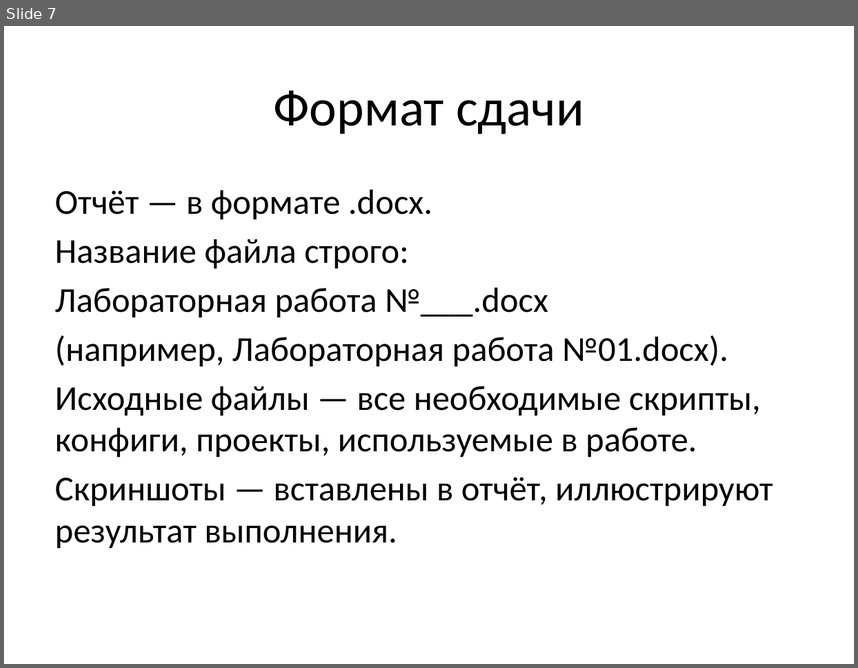
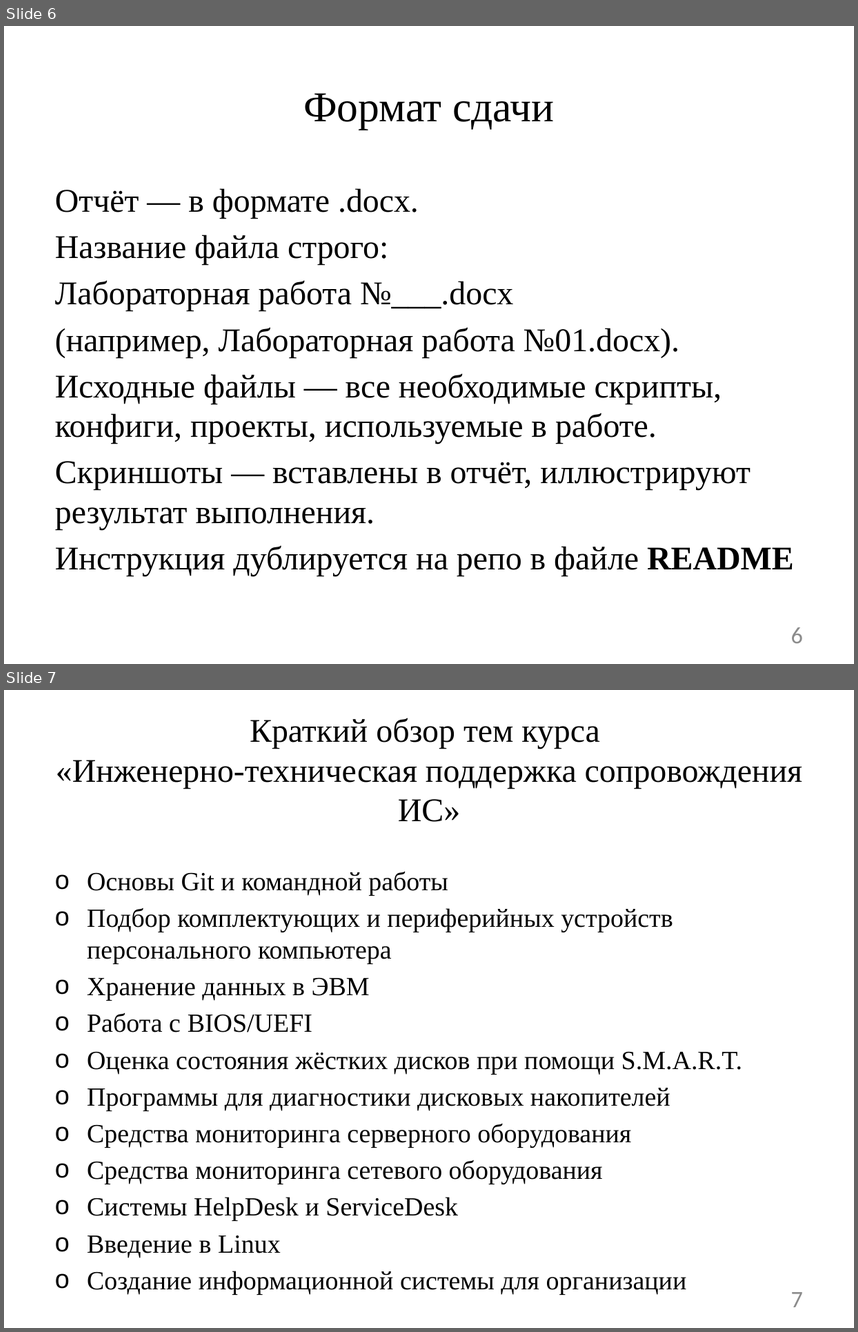
Before and after one commit to DaniilTropin11/IT-Support-Labs, a slide deck: lectures/Первая_лекция_GitHub_Classroom.pptx. Shown one above the other, each under a label of ours: slide 7 before the commit, slides 6 and 7 after it. The pictures are 858x668 and 858x1332 pixels, drawn with LibreOffice and Linux fonts; fonts in the diff are those of the drawing. Boxes give left, top, right and bottom in pixels: in the first picture for what was removed or moved away, otherwise in the second. Text is boxed around its words. In the diff, an @@ line names an element or a change of style, - is before the commit and + after.

Commit message:
Лабораторная работа №0
*Основы Git и командной работы

```diff
--- a/lectures/Первая_лекция_GitHub_Classroom.pptx
+++ b/lectures/Первая_лекция_GitHub_Classroom.pptx
@@ slide 7 added at box(4, 690, 854, 1328), background #FFFFFF @@
@@ title added at box(56, 718, 803, 822), 28 pt, text #000000 @@
+Краткий обзор тем курса
+«Инженерно-техническая поддержка сопровождения ИС»
@@ text added at box(87, 871, 742, 1294), 22.2 pt, text #000000 @@
+o Основы Git и командной работы
+o Подбор комплектующих и периферийных устройств персонального компьютера
+o Хранение данных в ЭВМ
+o Работа с BIOS/UEFI
+o Оценка состояния жёстких дисков при помощи S.M.A.R.T.
+o Программы для диагностики дисковых накопителей
+o Средства мониторинга серверного оборудования
+o Средства мониторинга сетевого оборудования
+o Системы HelpDesk и ServiceDesk
+o Введение в Linux
+o Создание информационной системы для организации
@@ page number added at box(791, 1292, 803, 1307), 20 pt, text #8C8C8C @@
+7
@@ what was slide 7 is now slide 6 @@
@@ slide 6 changed as well @@
@@ title "Формат сдачи" at box(303, 93, 554, 129): size 44 to 36 pt, font Calibri to Times New Roman @@
@@ text at box(55, 188, 751, 530): size 29.6 to 28 pt, font Calibri to Times New Roman in "Отчёт — в формате .docx.", "Название файла строго:", "Лабораторная работа №___.docx", "(например, Лабораторная работа №01.docx)." and 2 more places @@
@@ text at box(55, 545, 794, 576): paragraph added @@
+Инструкция дублируется на репо в файле README
@@ page number added at box(791, 627, 803, 643), 20 pt, text #8C8C8C @@
+6
```
Also in this commit, not shown: 6 other slides changed, 4 other slides added, 4 slides removed.
